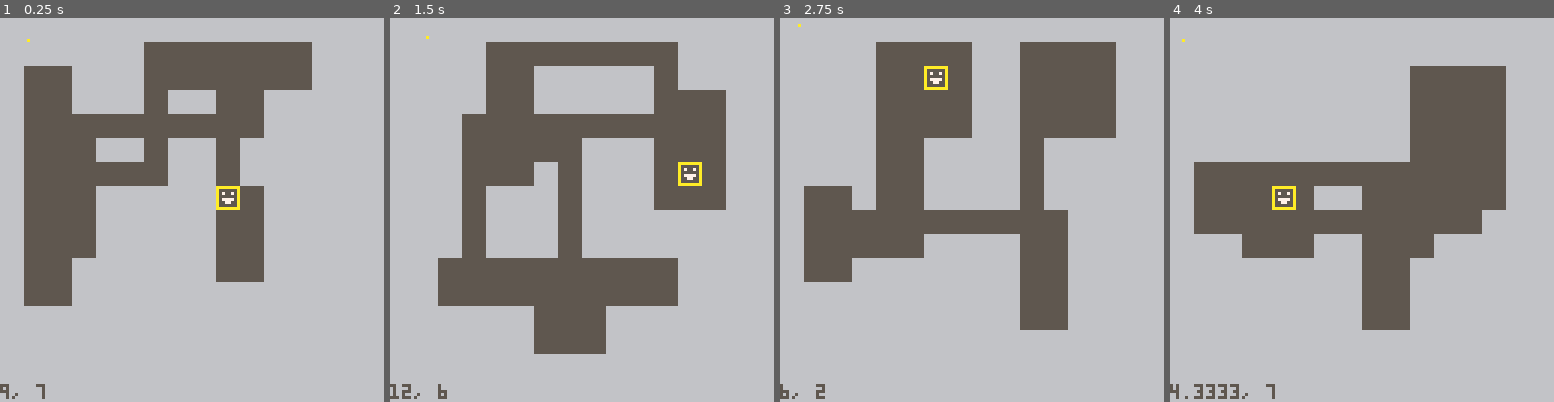
Above: before the commit, frames 1-4 (left to right).
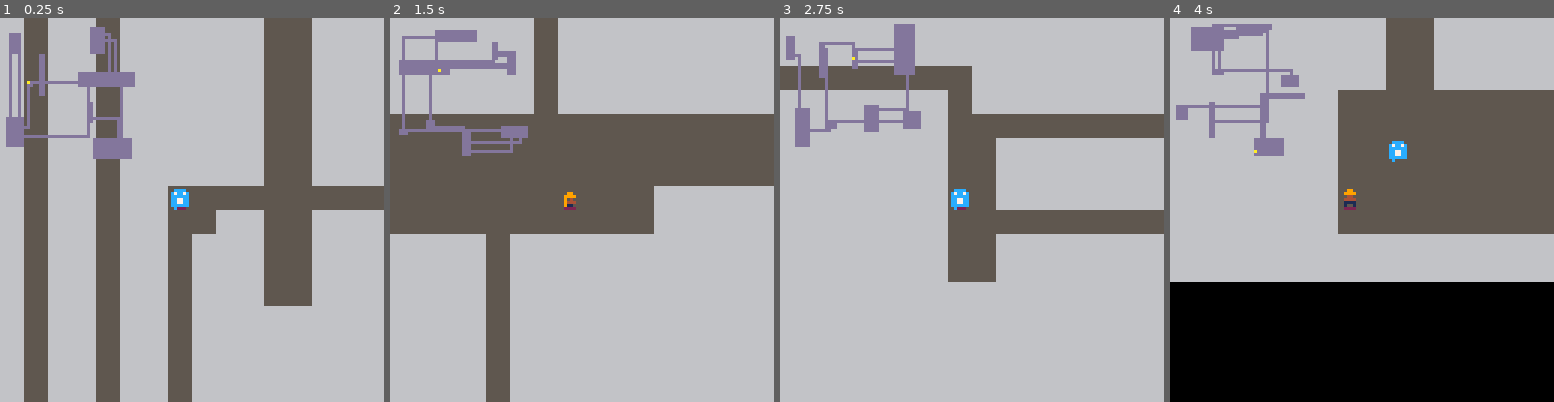
Above: after the commit, the same moments.

Repository: jameydeorio/buddies
Game: PICO-8 cartridge rog.p8
The game is run twice, just before and just after one commit, with the same random seed, the same clock (stepped at 60 frames per second) and the same inputs.
Inputs:
- Up to frame 1 (0.25 s): no input
- Up to frame 2 (1.5 s): tap O (Z key) at 0.7 s
- Up to frame 3 (2.75 s): hold Right 1.6-2.1 s; tap O (Z key) at 1.7, 2.1, 2.5 s; hold Up 2.15-2.42 s; hold Right from 2.47 s (still down)
- Up to frame 4 (4 s): tap O (Z key) at 2.9, 3.3, 3.7 s; release Right at 3.03 s; hold Left 3.08-3.58 s; hold Down 3.63-3.97 s

The runs differ from the first frame. In frame 1, 41% of the frame differs, in the area x 0-100%, y 0-100%; in frame 2, 39%; in frame 3, 32%; in frame 4, 56%.

Commit message:
Implement basic dungeon and some buddies

Diff:
--- a/rog.p8
+++ b/rog.p8
@@ -9,7 +9,8 @@
   gray = 5,
   pink = 8,
   yellow = 10,
-  blue = 12
+  blue = 12,
+  bluegray = 13
 }
 
 rooms = {}
@@ -18,52 +19,96 @@
   x = 0,
   y = 0,
   dx = 0,
-  dy = 0
+  dy = 0,
+  t = 0,
+  max_t = 30,
+  dir = 1, -- 0=left 1=right 2=up 3=down
+  sprite = 1
 }
 
 dungeon = {
   o = 0, -- origin
-  s = 15 -- size
+  s = 48 -- size
+}
+
+cam = {
+  x = 0,
+  y = 0
 }
 
 function _init()
   create_tree()
   grow_tree()
   grow_tree()
+  grow_tree()
   make_rooms()
   make_hallways()
-  place_player()
+  place_buddies()
+  place_actor(player)
 end
 
 function _update()
   handle_input()
   move_player()
+  cam.x = (player.x - 7) * 8
+  cam.y = (player.y - 7) * 8
 end
 
 function _draw()
   cls()
+  camera(cam.x, cam.y)
   draw_rooms()
   draw_hallways()
-  map()
+  map(0, 0, 0, 0, dungeon.s, dungeon.s)
+  draw_buddies()
   draw_player()
-  print(player.x .. ", " .. player.y, 0, 122, colors.gray)
+  map(0, 0, 0, 0, dungeon.s, dungeon.s, 4)
+  camera()
+  draw_minimap()
+end
+
+function draw_minimap()
+  --hallways
+  for h in all(hallway_points) do
+    pset(h[1], h[2], colors.bluegray)
+  end
+  --rooms
+  for node in all(tree[#tree]) do
+    for i=0, node.room.x1 - node.room.x do
+      for j=0, node.room.y1 - node.room.y do
+        pset(node.room.x + i, node.room.y + j, colors.bluegray)
+      end
+    end
+  end
+  -- player
+  pset(player.x, player.y, colors.yellow)
 end
 
 function handle_input()
-  if btnp(0) then player.dx = -1 end
-  if btnp(1) then player.dx = 1 end
-  if btnp(2) then player.dy = -1 end
-  if btnp(3) then player.dy = 1 end
-
-  if btnp(4) then
-    _init()
-  end
-end
-
-function place_player()
+  if btnp(0) then
+    player.dx = -1
+    player.dir = 0
+  elseif btnp(1) then
+    player.dx = 1
+    player.dir = 1
+  elseif btnp(2) then
+    player.dy = -1
+    player.dir = 2
+  elseif btnp(3) then
+    player.dy = 1
+    player.dir = 3
+  elseif btnp(4) then _init()
+  else
+    -- no button pressed
+    return
+  end
+  move_buddies()
+end
+
+function place_actor(obj)
   local room = get_random_room(tree[1][1])
-  player.x = flr(rnd(room.x1 - room.x)) + room.x
-  player.y = flr(rnd(room.y1 - room.y)) + room.y
+  obj.x = flr(rnd(room.x1 - room.x)) + flr(room.x)
+  obj.y = flr(rnd(room.y1 - room.y)) + flr(room.y)
 end
 
 function move_player()
@@ -84,8 +129,90 @@
 end
 
 function draw_player()
-  spr(0, player.x * 8, player.y * 8)
-  pset(player.x, player.y, colors.yellow)
+  if player.t == player.max_t then
+    player.t = 0
+  end
+
+  if player.t < player.max_t / 2 then
+    if player.dir == 3 then
+      player.sprite = 5
+    elseif player.dir == 2 then
+      player.sprite = 3
+    else
+      player.sprite = 1
+    end
+  else
+    if player.dir == 3 then
+      player.sprite = 6
+    elseif player.dir == 2 then
+      player.sprite = 4
+    else
+      player.sprite = 2
+    end
+  end
+
+  player.t += 1
+
+  --mset(player.x, player.y, player.sprite)
+  spr(player.sprite, player.x * 8, player.y * 8, 1, 1, player.dir == 0)
+end
+
+function make_buddy(x, y, speed, sprite)
+  b = {}
+  b.x = x
+  b.y = y
+  b.speed = speed
+  b.sprite = sprite
+  b.t = 0
+  b.max_t = 30
+  return b
+end
+
+function place_buddies()
+  buddies = {}
+  for i=1, 10 do
+    local buddy = make_buddy(0, 0, 1, 32)
+    add(buddies, buddy)
+    place_actor(buddy)
+  end
+end
+
+function move_buddies()
+  for b in all(buddies) do
+    local clear_spaces = {{b.x, b.y}}
+    for x in all({-1, 1}) do
+      if not is_solid({b.x + 1, b.y}) then
+        add(clear_spaces, {b.x + 1, b.y})
+      end
+    end
+    for y in all({-1, 1}) do
+      if not is_solid({b.x, b.y + y}) then
+        add(clear_spaces, {b.x, b.y + y})
+      end
+    end
+
+    -- pick a random dir to go
+    local move = clear_spaces[flr(rnd(#clear_spaces)) + 1]
+    b.x = move[1]
+    b.y = move[2]
+  end
+end
+
+function draw_buddies()
+  for b in all(buddies) do
+    if b.t == b.max_t then
+      b.t = 0
+    end
+
+    if b.t < b.max_t / 2 then
+      b.sprite = 32
+    else
+      b.sprite = 33
+    end
+
+    b.t += 1
+    mset(b.x, b.y, b.sprite)
+  end
 end
 -->8
 -- map generation
@@ -187,9 +314,17 @@
   end
 end
 
+function draw_trasparent_map()
+  for i = 0, dungeon.s do
+   for j = 0, dungeon.s do
+     mset(i, j, 0)
+   end
+  end
+end
+
 function draw_rooms()
-  for i = 0, 16 do
-   for j = 0, 16 do
+  for i = 0, dungeon.s do
+   for j = 0, dungeon.s do
      mset(i, j, 16)
    end
   end
@@ -197,6 +332,7 @@
     for i = room.x, room.x1 do
       for j = room.y, room.y1 do
         mset(i, j, 17)
+        pset(i, j, colors.pink)
       end
     end
     rectfill(room.x, room.y, room.x1, room.y1, colors.pink)
@@ -236,6 +372,7 @@
 end
 
 function draw_hallways()
+  hallway_points = {}
   for node in all(nodes) do
     local hallways = node.hallways
     if hallways != nil then
@@ -253,22 +390,23 @@
               step = -1
             end
             for i = x1, x2, step do
-              mset(i, y1, 17)
+              add(hallway_points, {i, y1})
             end
           else -- it is vertical
             if y1 > y2 then
               step = -1
             end
             for i = y1, y2, step do
-              mset(x1, i, 17)
+              add(hallway_points, {x1, i})
             end
           end
         end
-
-        line(h[1][1], h[1][2], h[1][3], h[1][4], colors.pink)
-        line(h[2][1], h[2][2], h[2][3], h[2][4], colors.pink)
-      end
-    end
+      end
+    end
+  end
+
+  for h in all(hallway_points) do
+    mset(h[1], h[2], 17)
   end
 end
 
@@ -277,22 +415,30 @@
           flr(rnd(room.y1 - room.y)) + room.y}
 end
 __gfx__
-aaaaaaaaaaaaaaaa0000000000000000000000000000000000000000000000000000000000000000000000000000000000000000000000000000000000000000
-a000000aa000000a0000000000000000000000000000000000000000000000000000000000000000000000000000000000000000000000000000000000000000
-a070070aa070070a0000000000000000000000000000000000000000000000000000000000000000000000000000000000000000000000000000000000000000
-a000000aa000000a0000000000000000000000000000000000000000000000000000000000000000000000000000000000000000000000000000000000000000
-a077770aa077770a0000000000000000000000000000000000000000000000000000000000000000000000000000000000000000000000000000000000000000
-a007700aa007700a0000000000000000000000000000000000000000000000000000000000000000000000000000000000000000000000000000000000000000
-a000000aa000000a0000000000000000000000000000000000000000000000000000000000000000000000000000000000000000000000000000000000000000
-aaaaaaaaaaaaaaaa0000000000000000000000000000000000000000000000000000000000000000000000000000000000000000000000000000000000000000
-66666666555555550000000000000000000000000000000000000000000000000000000000000000000000000000000000000000000000000000000000000000
-66666666555555550000000000000000000000000000000000000000000000000000000000000000000000000000000000000000000000000000000000000000
-66666666555555550000000000000000000000000000000000000000000000000000000000000000000000000000000000000000000000000000000000000000
-66666666555555550000000000000000000000000000000000000000000000000000000000000000000000000000000000000000000000000000000000000000
-66666666555555550000000000000000000000000000000000000000000000000000000000000000000000000000000000000000000000000000000000000000
-66666666555555550000000000000000000000000000000000000000000000000000000000000000000000000000000000000000000000000000000000000000
-66666666555555550000000000000000000000000000000000000000000000000000000000000000000000000000000000000000000000000000000000000000
-66666666555555550000000000000000000000000000000000000000000000000000000000000000000000000000000000000000000000000000000000000000
+aaaaaaaa000000000000000000000000000000000000000000000000000000000000000000000000000000000000000000000000000000000000000000000000
+a000000a000990000000000000099000000000000009900000000000000000000000000000000000000000000000000000000000000000000000000000000000
+a070070a009999000009900000999900000990000099990000099000000000000000000000000000000000000000000000000000000000000000000000000000
+a000000a009040000099990000999900009999000004400000999900000000000000000000000000000000000000000000000000000000000000000000000000
+a077770a009444000090400000999900009999000044440000044000000000000000000000000000000000000000000000000000000000000000000000000000
+a007700a009111000094440000199100009999000011110000444400000000000000000000000000000000000000000000000000000000000000000000000000
+a000000a001001000091100000100100001991000010010000199100000000000000000000000000000000000000000000000000000000000000000000000000
+aaaaaaaa002222000022220000222200002222000022220000222200000000000000000000000000000000000000000000000000000000000000000000000000
+66666666555555550000000000000000000000000000000000000000000000000000000000000000000000000000000000000000000000000000000000000000
+66666666555555550000000000000000000000000000000000000000000000000000000000000000000000000000000000000000000000000000000000000000
+66666666555555550000000000000000000000000000000000000000000000000000000000000000000000000000000000000000000000000000000000000000
+66666666555555550000000000000000000000000000000000000000000000000000000000000000000000000000000000000000000000000000000000000000
+66666666555555550000000000000000000000000000000000000000000000000000000000000000000000000000000000000000000000000000000000000000
+66666666555555550000000000000000000000000000000000000000000000000000000000000000000000000000000000000000000000000000000000000000
+66666666555555550000000000000000000000000000000000000000000000000000000000000000000000000000000000000000000000000000000000000000
+66666666555555550000000000000000000000000000000000000000000000000000000000000000000000000000000000000000000000000000000000000000
+00000000000000000000000000000000000000000000000000000000000000000000000000000000000000000000000000000000000000000000000000000000
+00cccc00000000000000000000000000000000000000000000000000000000000000000000000000000000000000000000000000000000000000000000000000
+0c7cc7c000cccc000000000000000000000000000000000000000000000000000000000000000000000000000000000000000000000000000000000000000000
+0cccccc00c7cc7c00000000000000000000000000000000000000000000000000000000000000000000000000000000000000000000000000000000000000000
+0cc77cc00cccccc00000000000000000000000000000000000000000000000000000000000000000000000000000000000000000000000000000000000000000
+0cc77cc00cc77cc00000000000000000000000000000000000000000000000000000000000000000000000000000000000000000000000000000000000000000
+0cccccc00cccccc00000000000000000000000000000000000000000000000000000000000000000000000000000000000000000000000000000000000000000
+00c0000000000c000000000000000000000000000000000000000000000000000000000000000000000000000000000000000000000000000000000000000000
 __gff__
-0000000000000000000000000000000001020000000000000000000000000000000000000000000000000000000000000000000000000000000000000000000000000000000000000000000000000000000000000000000000000000000000000000000000000000000000000000000000000000000000000000000000000000
+0005050000000000000000000000000001020000000000000000000000000000040400000000000000000000000000000000000000000000000000000000000000000000000000000000000000000000000000000000000000000000000000000000000000000000000000000000000000000000000000000000000000000000
 0000000000000000000000000000000000000000000000000000000000000000000000000000000000000000000000000000000000000000000000000000000000000000000000000000000000000000000000000000000000000000000000000000000000000000000000000000000000000000000000000000000000000000
